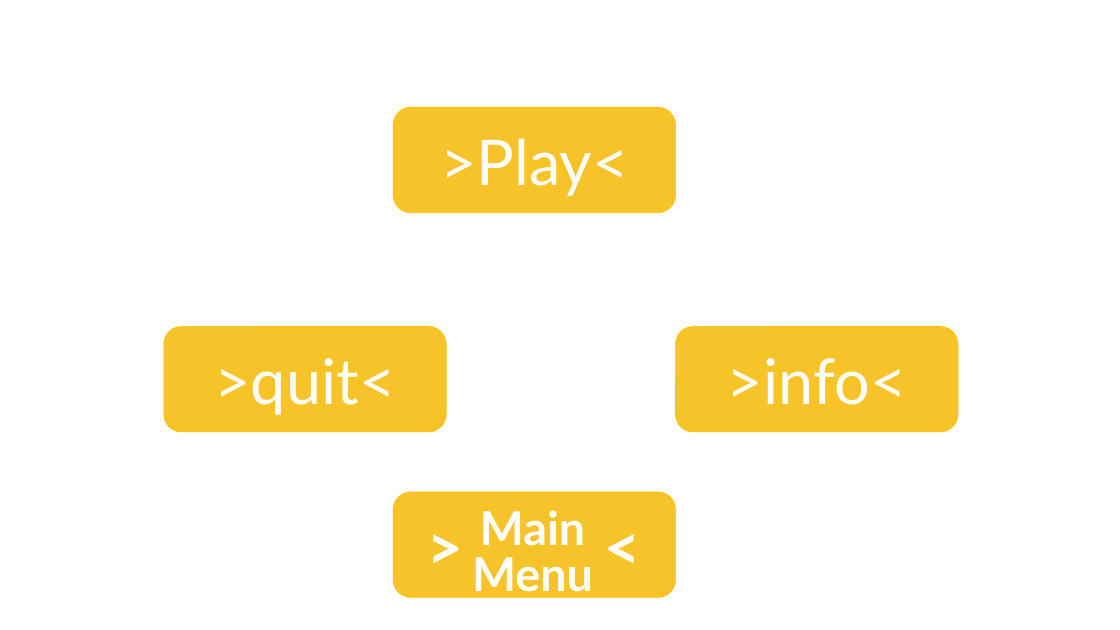
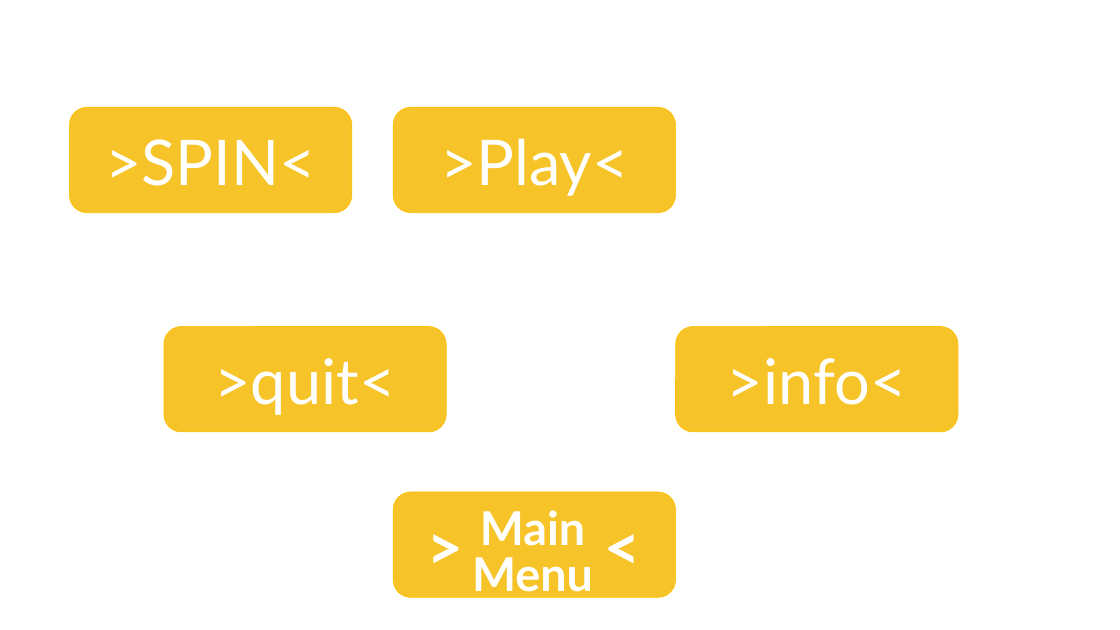
Before and after one commit to inderdeep25/SlotMachine, a slide deck: slide 3 of ASSETS_FILES/Assignment_1.pptx. Drawn at 1120x630 pixels with LibreOffice and Linux fonts; fonts in the diff are those of the drawing. Boxes give left, top, right and bottom in pixels: in the first picture for what was removed or moved away, otherwise in the second. Text is boxed around its words. In the diff, an @@ line names an element or a change of style, - is before the commit and + after.

Commit message:
added basic view for GameActivity with spin functionality working

```diff
--- a/ASSETS_FILES/Assignment_1.pptx
+++ b/ASSETS_FILES/Assignment_1.pptx
@@ rounded rectangle added at (x1=70, y1=108, x2=352, y2=213), fill #F6C328, outline #FFC000 0.5 pt, 54 pt, text #FFFFFF @@
+>SPIN<
```
Also in this commit, not shown: 2 other slides changed, 1 slide added, 24 other files.
